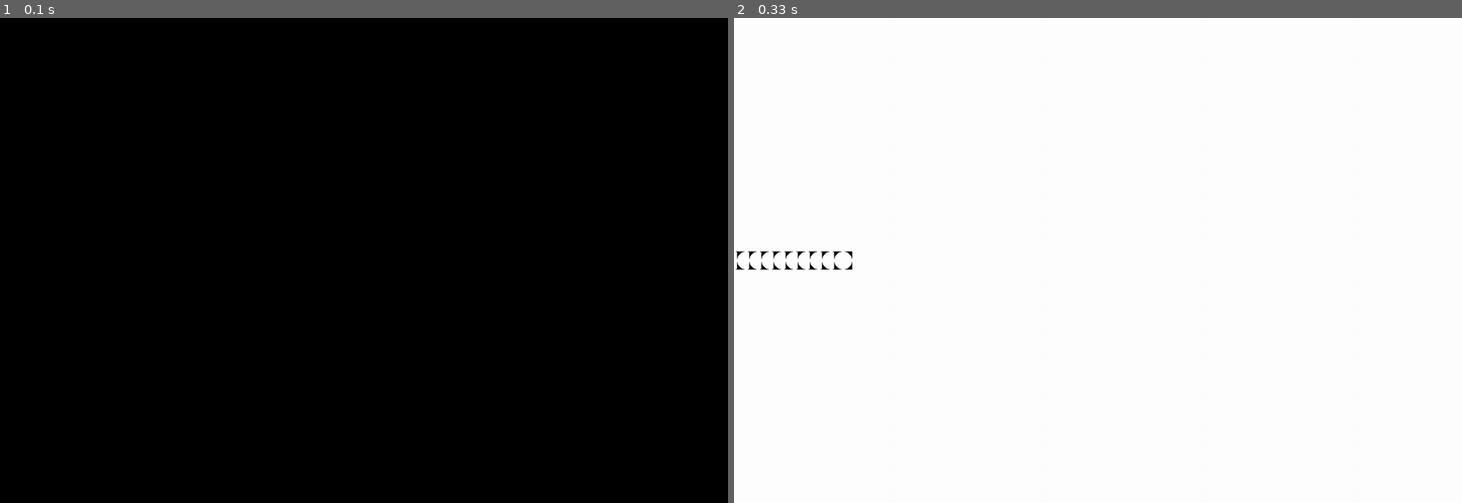
Above: before the commit, frames 1-2 (left to right).
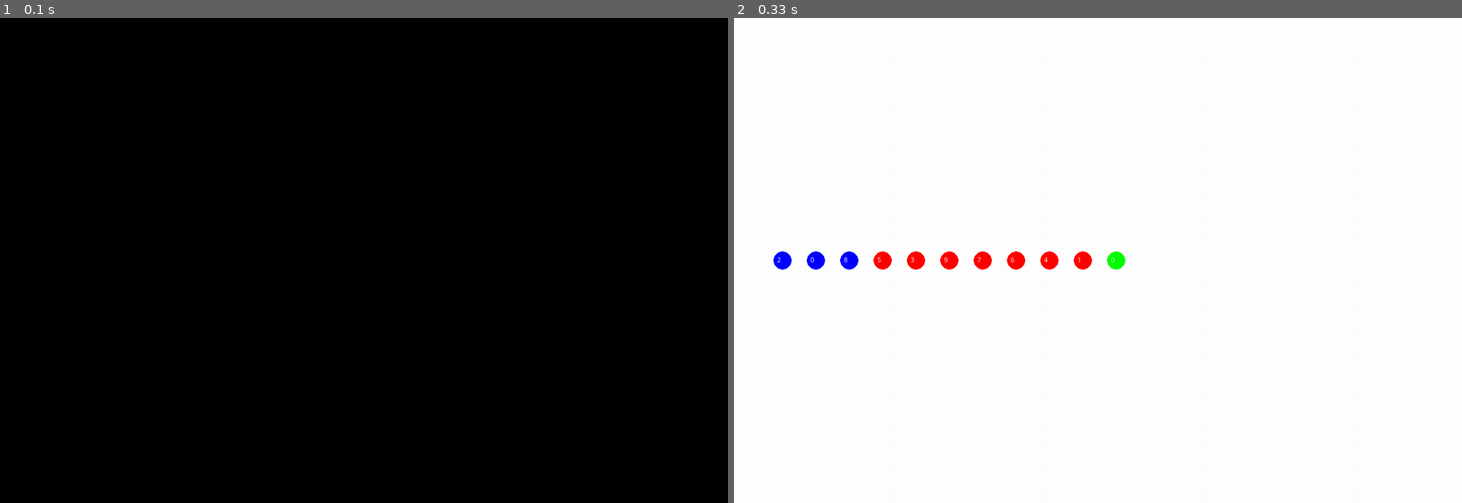
Above: after the commit, the same moments.

Repository: logularjason/gol
Game: pygame game, started from datingGame.py
Same seed, same stepped clock (60 frames per second), same inputs: the game is played once before the commit and once after it.
Inputs:
- Up to frame 1 (0.1 s): no input
- Up to frame 2 (0.33 s): no input

Frame 1 is identical in both runs. In frame 2, 1.0% of the frame differs, in the area x 0-54%, y 48-52%.

Commit message:
list so far green not in right place

Diff:
--- a/datingGame.py
+++ b/datingGame.py
@@ -2,6 +2,7 @@
 import pygame as pg
 import matplotlib.pyplot as plt
 import matplotlib.animation as animation
+import random
 
 #CONSTANTS
 SCREEN_WIDTH=1200
@@ -9,25 +10,30 @@
 CANDIDATE_RADIUS=15
 FRAMES_PER_SECOND=10
 CANDIDATE_COUNT=10
+SAMPLE_SIZE = 3
+#font = pg.font.Font(None, 32)
+pg.font.init()
+font = pg.font.SysFont("comicsansms", 12)
 
 
 
 class Candidate:
-    def __init__(self, screen, x, y):
+    def __init__(self, screen, id):
         self.screen = screen
-        self.x = x
-        self.y = y
-        self.draw("white")
+        self.id = id
 
-    def draw(self, colour):
-        self.colour = "white"
-        self.borderColour = "black"
+    def draw(self, colour, x, y):
         radius = CANDIDATE_RADIUS
         surface1 = pg.Surface((radius*2, radius*2))
+        surface1.fill('white')
+        convertedId = str(self.id)
         #surface1.set_colorkey("black")
         pg.draw.circle(surface1, colour, [radius, radius], radius)
-        print("x is: ", self.x)
-        self.screen.blit(surface1, [self.x-radius, self.y-radius])
+        #print("x is: ", self.x)
+        self.screen.blit(surface1, [x-radius, y-radius])
+        text = font.render(convertedId, True, "white")
+        self.screen.blit(text, [x-radius*0.6, y-radius*0.6])
+
 
 
 # A class to represent a list of candidates
@@ -38,10 +44,47 @@
         self.screen = screen
         self.candidate = []
         # Repeatedly create candidates
-        for c in range(CANDIDATE_COUNT):
-            x = 20 * c
-            y = 400
-            self.candidate = self.candidate + [Candidate(screen, x, y)]
+        for cand in range(CANDIDATE_COUNT):
+            self.candidate = self.candidate + [Candidate(screen, cand)]
+
+    def bestSample(self):
+        bcid = float(CANDIDATE_COUNT + 1)
+        sampleCandidates = self.candidate[0:SAMPLE_SIZE]
+        for candidate in sampleCandidates:
+            d = candidate.id
+            if (d < bcid):
+                bcid = d
+        return bcid
+
+    def bestAS(self):
+        #AS stands for after sample
+        bestId = self.bestSample()
+        AScandidates = self.candidate[SAMPLE_SIZE:CANDIDATE_COUNT]
+        for candidate in AScandidates:
+            e = candidate.id
+            if (e < bestId):
+                bestId = e
+                if e > bestId:
+                    bestId = self.candidate(CANDIDATE_COUNT)
+        return bestId
+
+    def findCandidate(self, idToFind):
+        for c in self.candidate:
+            if c.id == idToFind:
+                return c
+
+    def draw(self):
+        y = 400
+        x = 80
+        for cand in self.candidate[0:SAMPLE_SIZE]:
+            cand.draw("blue", x, y)
+            x = x + 55
+        for cand in self.candidate[SAMPLE_SIZE:CANDIDATE_COUNT]:
+            cand.draw("red", x, y)
+            x = x + 55
+        bestCandidateId = self.bestAS()
+        bestCandidate = self.findCandidate(bestCandidateId)
+        bestCandidate.draw("green", x, y)
 
 
 
@@ -55,13 +98,16 @@
     pg.display.set_caption("THE DATING GAME")
     done = False
 
+    candidateList = CandidateList(screen)
+    random.shuffle(candidateList.candidate)
+
     while not done:
         # This limits the while loop to a max of n times per second.
         # Leave this out and we will use all CPU we can.
         clock.tick(FRAMES_PER_SECOND)
 
         screen.fill("white")
-        candidateList = CandidateList(screen)
+        candidateList.draw()
 
         # Tell pygame to swap its double-buffer (this paints the new frame)
         pg.display.flip()
